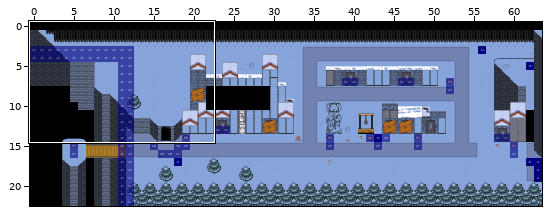
An edit to a level. Tiled map, bgs/maps/forest_03.tmx. The first picture is a wide view before the edit; the outline marks the close-up.
Close-up. Earlier state:
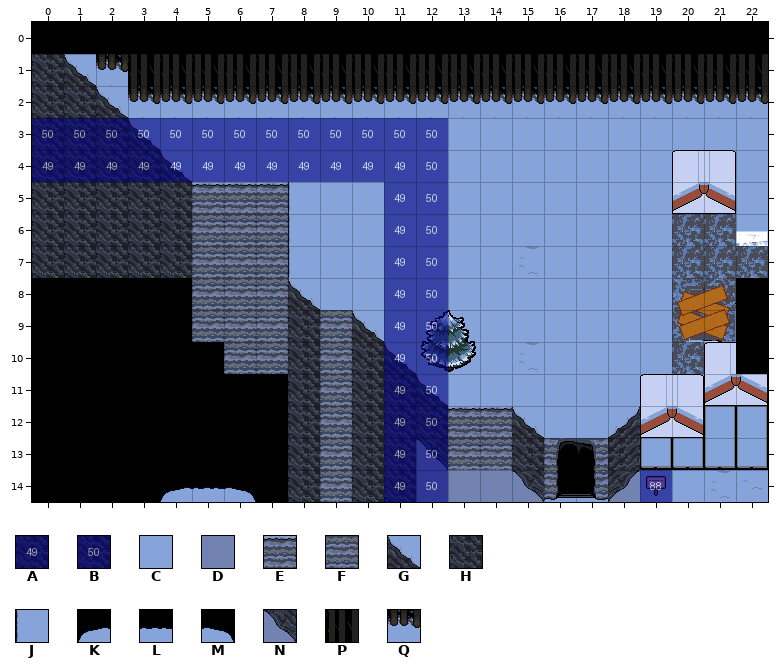
Cells are 32x32 px. Shown: x 0..22, y 0..14.
Key: from "blue-labels": A 48, B 49; from "forest01": C 0, D 1, E 17, F 18, G 21, H 22, J 23, K 25, L 26, M 27, N 59, P 79, Q 80.
_ is an empty cell, # one hidden under a higher layer.
Layers that did not change in this view are not listed.
Layer "decor" before, first column x 3:
 0 ________
 1 PPPPPPPP
 2 ________
 3 GCCCCCCC
 4 _GCCCCCC
 5 H____JCC
 6 HHFF_JCC
 7 HHFF_JCC
 8 __FFF_CC
 9 __FFF___
10 ___FF_F#
11 ______F#
12 ______F#
Layer "colliders" before, first column x 0:
 0 __________
 1 __________
 2 __GQQQQQQQ
 3 __H_______
 4 ___H______
 5 ____HEEE__
 6 _______F__
 7 _______F__
 8 ________G_
 9 ________HF
10 ________H_
11 ________H_
12 ________H_
13 ________H_
14 ____KLM_HF
Layer "actions" before, first column x 0:
 0 _______________________
 1 _______________________
 2 _______________________
 3 BBBBBBBBBBBBB__________
 4 AAAAAAAAAAAAB__________
 5 ___________AB__________
 6 ___________AB__________
 7 ___________AB__________
 8 ___________AB__________
 9 ___________AB__________
10 ___________AB__________
11 ___________AB__________
12 ___________AB__________
Once edited:
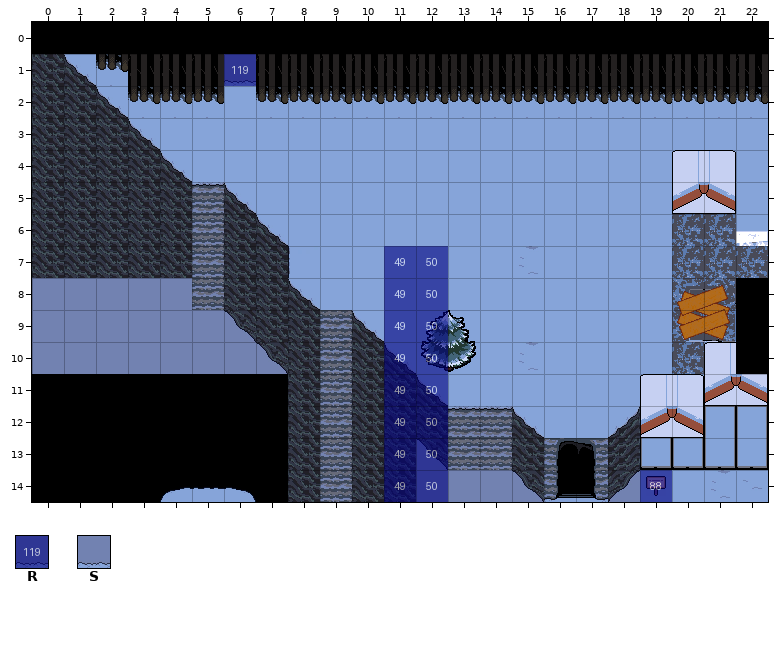
Further tiles: from "blue-labels": R 118; from "forest01": S 5.
See-through tiles are keyed as they look on the map.
The exact change:
Layer "decor":
The edit turns tile J into tile C in rows 5 to 6 at x 8.
There is now tile C in row 2 at x 6; in row 5 at x 7.
The edit turns tile P into tile S in row 1 at x 6.
Layer "colliders":
There is now tile D in row 8 at x 0 to 4; in row 9 at x 0 to 5; in row 10 at x 0 to 6.
The edit turns tile E into tile G in row 5 at x 6.
The edit turns tile F into tile G in row 6 at x 7.
The edit turns tile F into tile H in row 7 at x 7.
There is now tile H in rows 6 to 7 at x 6; in row 8 at x 6 to 7; in row 9 at x 7.
There is now tile N in row 9 at x 6; in row 10 at x 7.
The author cleared tile E in row 5 at x 7.
The author cleared tile Q in row 2 at x 6.
Layer "actions":
There is now tile R in row 1 at x 6.
The author cleared tile A in row 4 at x 0 to 11; in rows 5 to 6 at x 11.
The author cleared tile B in row 3 at x 0 to 12; in rows 4 to 6 at x 12.
Pixel boxes of the changes (left, top, right, bottom) in both close-ups:
changed: (32, 54, 448, 374)
